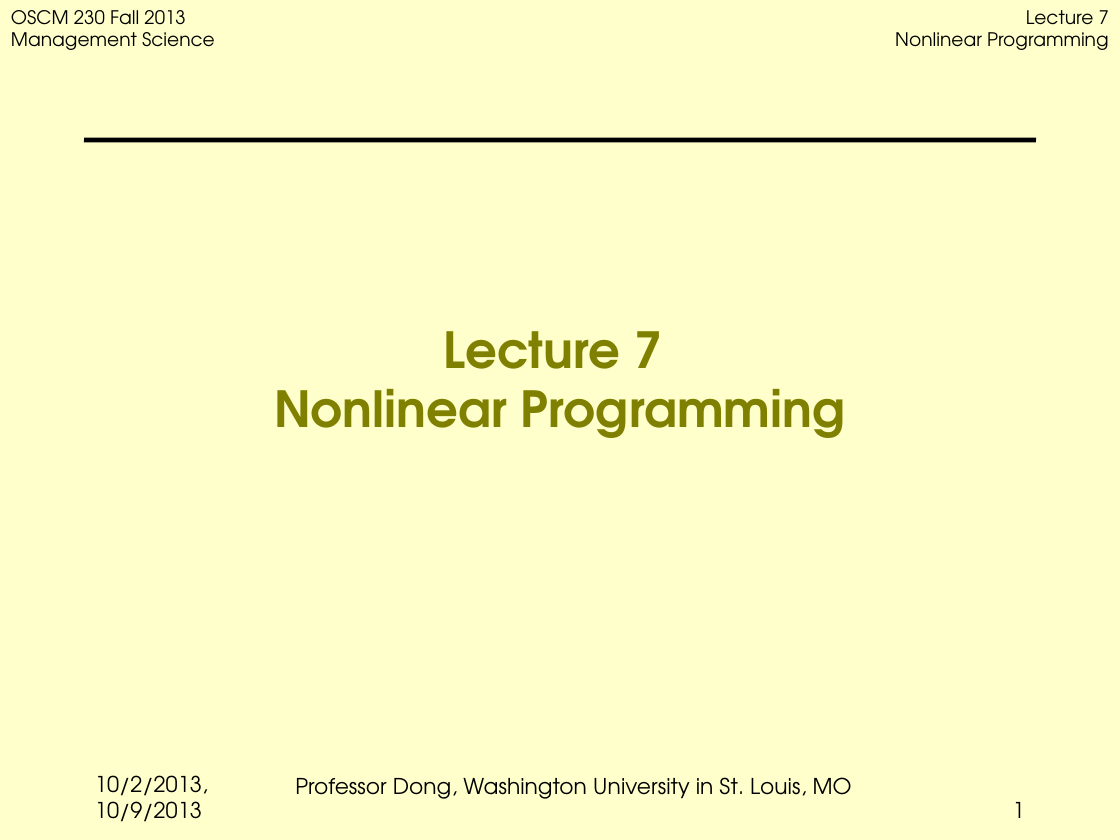
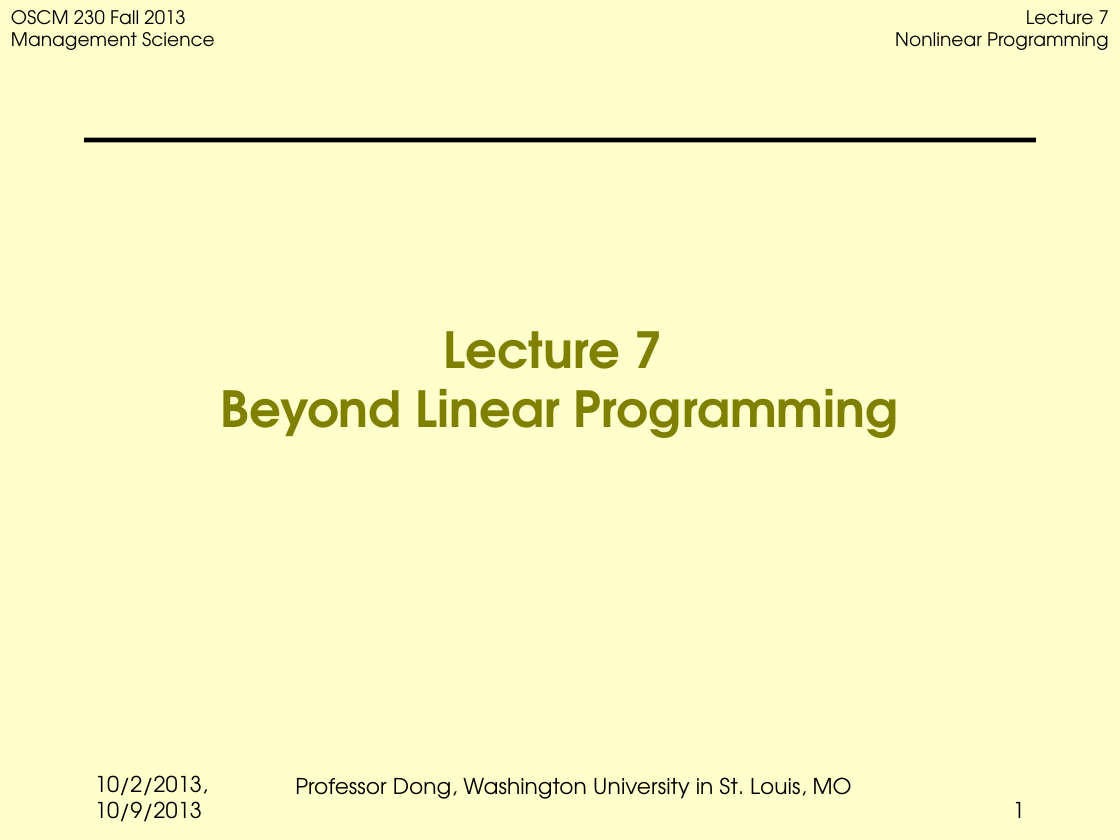
Before and after one commit to jbf232/OSCM230, a slide deck: slide 1 of Fall 2015/Lectures/Lecture 7 Nonlinear programming/Lecture 7 NLP.pptx. Drawn at 1120x840 pixels with LibreOffice and Linux fonts; fonts in the diff are those of the drawing; background and template pictures are left out. Boxes give left, top, right and bottom in pixels: in the first picture for what was removed or moved away, otherwise in the second. Text is boxed around its words. In the diff, an @@ line names an element or a change of style, - is before the commit and + after.

Commit message:
Added NLP Lecture

```diff
--- a/Fall 2015/Lectures/Lecture 7 Nonlinear programming/Lecture 7 NLP.pptx
+++ b/Fall 2015/Lectures/Lecture 7 Nonlinear programming/Lecture 7 NLP.pptx
@@ title at [221, 331, 898, 438]: text changed @@
-Lecture 7
-Nonlinear Programming
+Lecture 7
+Beyond Linear Programming
```
Also in this commit, not shown: 2 other slides changed, 1 slide added, 2 other files.
